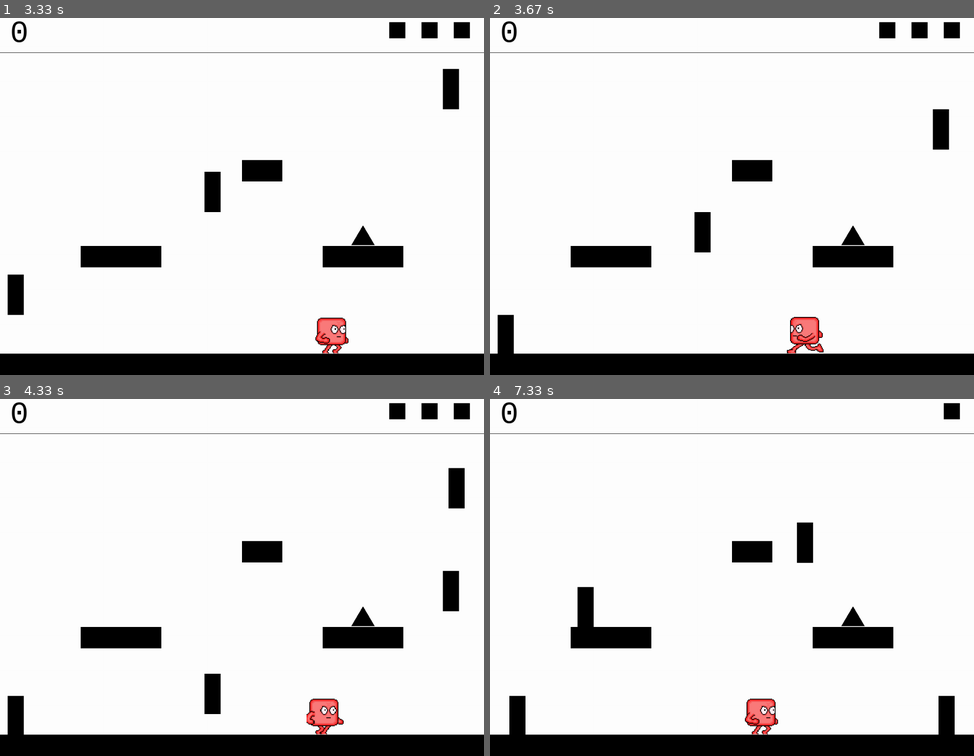
Above: before the commit, frames 1-4 (two rows, left to right).
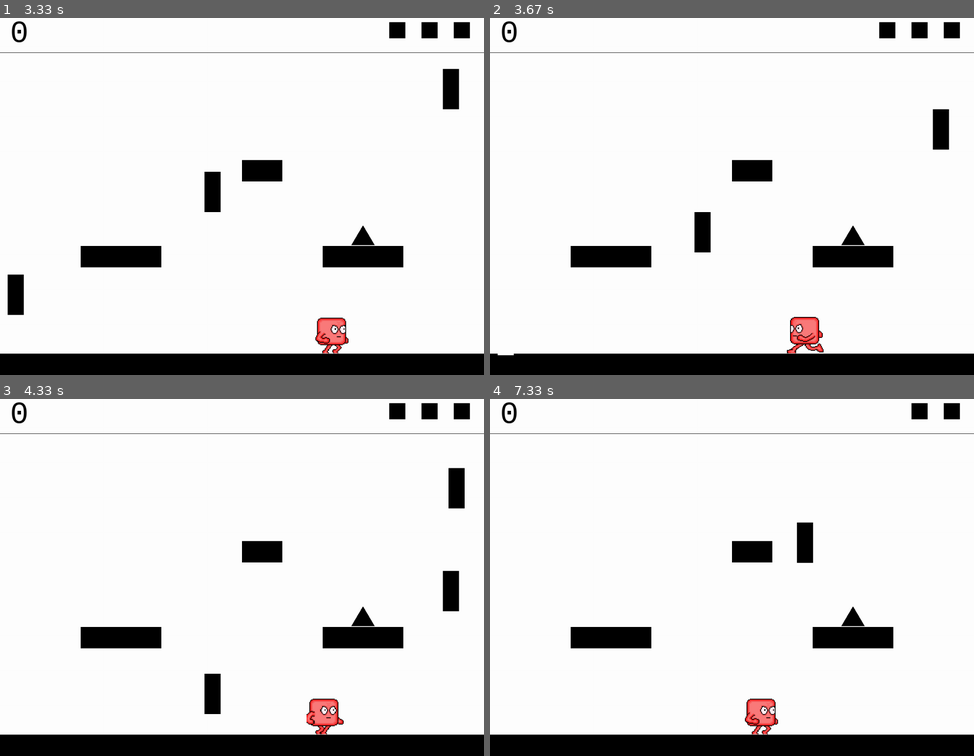
Above: after the commit, the same moments.

Repository: stevenacalhoun/geoplay
Game: pygame game, started from geometricPlay.py
Two runs of this game, one before a commit and one after it. Both use one fixed random seed, a clock stepped at 60 frames per second and the inputs below.
Inputs:
- Up to frame 1 (3.33 s): tap Enter at 0.33, 0.67 s; tap Space at 1 s; hold Right 1.33-1.8 s; hold Left 1.83-2.37 s; hold Left 2.4-2.8 s; hold Right from 2.83 s (still down)
- Up to frame 2 (3.67 s): release Right at 3.47 s; hold Left from 3.5 s (still down)
- Up to frame 3 (4.33 s): release Left at 3.97 s; hold Right from 4 s (still down)
- Up to frame 4 (7.33 s): release Right at 4.47 s; hold Right 4.5-4.97 s; hold Left 5-5.53 s; hold Left 5.57-5.97 s; hold Right 6-6.63 s; hold Left 6.67-7.13 s; hold Right from 7.17 s (still down)

Frame 1 is identical in both runs. In frame 2, 0.4% of the frame differs, in the area x 1-5%, y 83-95%; in frame 3, 0.4%; in frame 4, 1.3%, in the area x 4-96%, y 1-95%.

Commit message:
McSquare's jump is now based on the size of the level

Diff:
--- a/levels.py
+++ b/levels.py
@@ -61,8 +61,11 @@
     self.tileWidth = SCREEN_WIDTH/numColumns
     self.tileHeight = (SCREEN_HEIGHT-HUD_HEIGHT)/numRows
 
-    # Since the tileHeigth is a rounded down integer then it leaves this weird gap at the bottom
+    # Since the tileHeight is a rounded down integer then it leaves this weird gap at the bottom
     self.bottomGap = SCREEN_HEIGHT - (HUD_HEIGHT + (numRows*self.tileHeight))
+
+    # Adjust the jumpspeed for McSquare based on the size of the level
+    self.jumpSpeed = MCSQUARE_BASE_JUMP_SPEED * (15.0/numRows)
 
     # Current x,y coordinate for the current tile
     currentXLoc = 0
@@ -190,7 +193,7 @@
 
 class Level_01(Level):
    def __init__(self):
-    Level.__init__(self, requiredScore=2, normalRainChance=0, bounceRainChance=0, explodingRainChance=0, puddleRainChance=1)
+    Level.__init__(self, requiredScore=2, normalRainChance=1, bounceRainChance=0, explodingRainChance=0, puddleRainChance=0)
 
     self.levelTiles = [
     "_ _ _ _ _ _ _ _ _ _ _ _",
--- a/lib/scenes.py
+++ b/lib/scenes.py
@@ -243,7 +243,7 @@
   # Generate all the new sprites for a level
   def generateSprites(self):
     # Get our square character and add him to the dynamic sprite group
-    self.mcSquare = Mcsquare(self.screen, self.startingLoc, self.level.tileHeight*2)
+    self.mcSquare = Mcsquare(self.screen, self.startingLoc, self.level.tileHeight*2, self.level.jumpSpeed)
     self.dynamicSpriteGroup = pygame.sprite.Group(self.mcSquare)
 
     # Create a sprite group to hold the rain
@@ -468,7 +468,7 @@
     backButtonLoc = SCREEN_WIDTH/2, SCREEN_HEIGHT*0.75
 
     # Sprites for various help sheets
-    self.mcSquare = Mcsquare(self.screen, self.helpBoxLoc, 100)
+    self.mcSquare = Mcsquare(self.screen, self.helpBoxLoc, 100, MCSQUARE_BASE_JUMP_SPEED)
     self.triangle = Triangle(self.helpBoxLoc, 100)
     self.normalRectangle = NormalRectangleRain(self.helpBoxLoc)
     self.explodingRectangle = ExplodingRectangleRain(self.helpBoxLoc)
@@ -563,7 +563,7 @@
 
     # Show triangle hovering (waiting on the sprites)
     self.triangle.reposition((helpBoxX - (self.mcSquare.width/2), helpBoxY + 60))
-    self.triangle.animateHover()
+    self.triangle.animate()
     self.triangle.draw(self.screen)
 
   def showNormalRectangleHelp(self):
--- a/lib/sprites.py
+++ b/lib/sprites.py
@@ -11,7 +11,7 @@
 MCSQUARE_HEIGHT = 53
 MCSQUARE_WIDTH = 50
 MCSQUARE_SPEED = 15
-MCSQUARE_JUMP_SPEED = 30
+MCSQUARE_BASE_JUMP_SPEED = 30.0
 
 # Rectangle size
 RECTANGLE_WIDTH = 40
@@ -27,7 +27,7 @@
 # McSquare class
 class Mcsquare(pygame.sprite.Sprite):
   # Initializer
-  def __init__(self, screen, startingLoc, height):
+  def __init__(self, screen, startingLoc, height, jumpSpeed):
     pygame.sprite.Sprite.__init__(self)
 
     # Sprite sheet for McSquare
@@ -135,8 +135,12 @@
     self.jumpRecharged = True
     self.falling = False
 
+    # Start facing left
     self.facingRight = False
     self.facingLeft = True
+
+    # Adjusted jump speed based on the size of the level
+    self.jumpSpeed = jumpSpeed
 
     # Count frames to make the animation look smooth
     self.frame = 0
@@ -160,7 +164,7 @@
       self.rect.y += self.yMove
       if self.jumping:
         # Slow down the jump
-        self.yMove += MCSQUARE_JUMP_SPEED * .04
+        self.yMove += self.jumpSpeed * .04
         if self.yMove >= 0:
           # Peak of the jump
           self.jumping = False
@@ -290,7 +294,7 @@
     if self.jumpRecharged:
       self.jumping = True
       self.jump_sound.play() # Test sound code
-      self.yMove = -MCSQUARE_JUMP_SPEED
+      self.yMove = -self.jumpSpeed
       self.jumpRecharged = False
 
   def animate(self):
